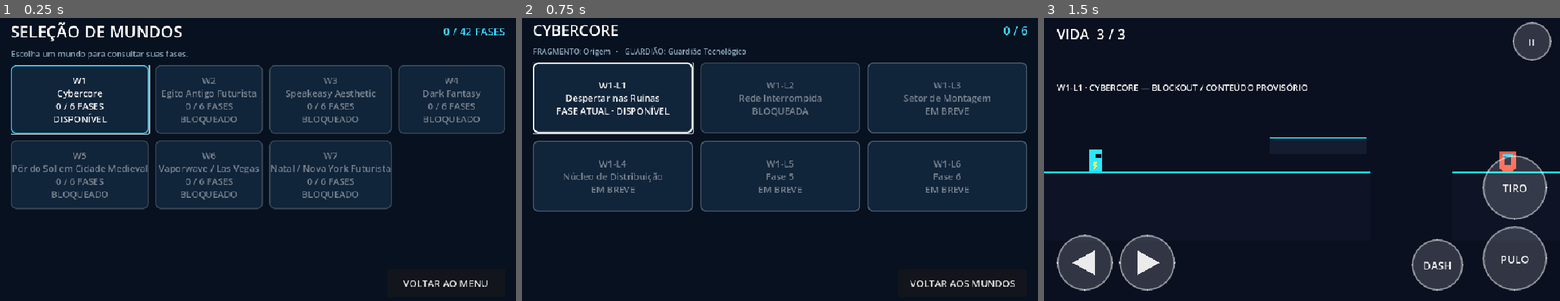
Above: before the commit, frames 1-3 (left to right).
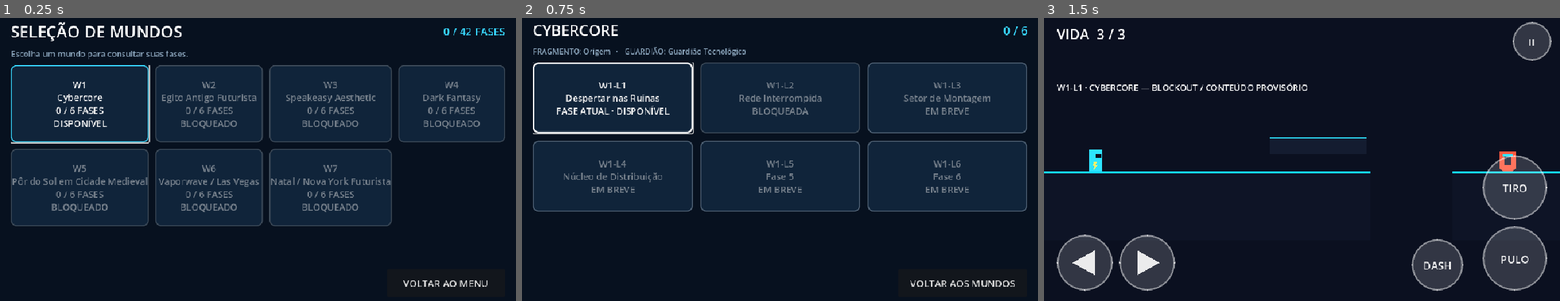
Above: after the commit, the same moments.

Repository: jyanzy19-yml/new-bolt-aventura
Game: Godot game, scene res://scenes/ui/world_selection.tscn
The game is run twice, just before and just after one commit, with the same random seed, the same clock (stepped at 60 frames per second) and the same inputs. This scene is started directly instead of the project's main scene.
Inputs:
- Up to frame 1 (0.25 s): no input
- Up to frame 2 (0.75 s): click "W1 Cybercore 0 / 6 FASES DISP…" at 0.5 s
- Up to frame 3 (1.5 s): click "W1-L1 Despertar nas Ruínas FA…" at 1.25 s

The runs differ from the first frame. In frame 1, 15% of the frame differs, in the area x 2-98%, y 21-74%; in frame 2, nothing differs; in frame 3, nothing differs.

Commit message:
fix(ui): wrap long world names inside selection cards

Diff:
--- a/scripts/ui/world_selection.gd
+++ b/scripts/ui/world_selection.gd
@@ -100,7 +100,7 @@
 	var state: String = CATALOG.get_world_state(world_index, completed, scene_exists)
 	var count: int = CATALOG.get_world_completed_count(world_index, completed)
 	var button := Button.new()
-	button.custom_minimum_size = Vector2(190, 128)
+	button.custom_minimum_size = Vector2(190, 144)
 	button.size_flags_horizontal = Control.SIZE_EXPAND_FILL
 	button.size_flags_vertical = Control.SIZE_EXPAND_FILL
 	button.text = "%s\n%s\n%d / 6 FASES\n%s" % [world_id, CATALOG.get_world_name(world_index), count, _status_label(state)]
@@ -113,6 +113,16 @@
 	button.disabled = state != "available" and state != "completed"
 	button.pressed.connect(_open_world.bind(world_id))
 	return button
+
+func _format_world_name(world_index: int) -> String:
+	match world_index:
+		1: return "Egito Antigo\\nFuturista"
+		2: return "Speakeasy\\nAesthetic"
+		4: return "Pôr do Sol em\\nCidade Medieval"
+		5: return "Vaporwave /\\nLas Vegas"
+		6: return "Natal / Nova York\\nFuturista"
+		_: return CATALOG.get_world_name(world_index)
+
 
 func _card_style(state: String, hovered: bool) -> StyleBoxFlat:
 	var style := StyleBoxFlat.new()
